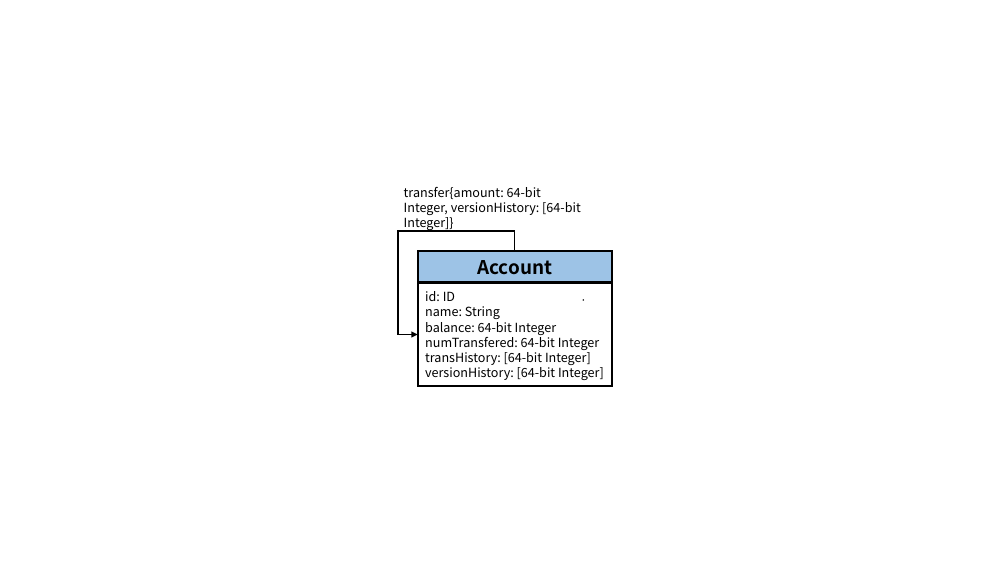
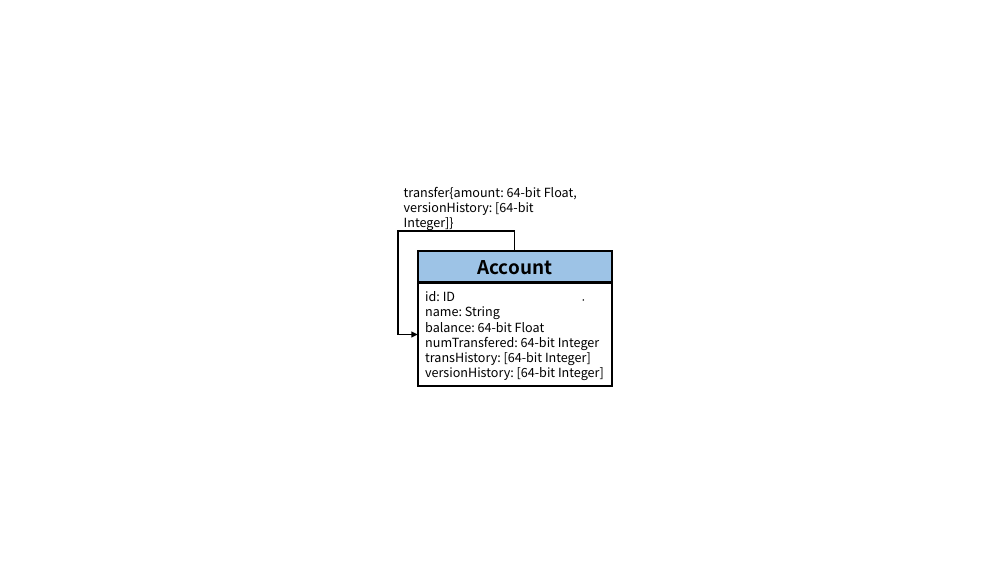
Before and after one commit to ldbc/ldbc_finbench_docs, a slide deck: slide 2 of figures/schema.pptx. Drawn at 1008x567 pixels with LibreOffice and Linux fonts; fonts in the diff are those of the drawing. Boxes give left, top, right and bottom in pixels: in the first picture for what was removed or moved away, otherwise in the second. Text is boxed around its words. In the diff, an @@ line names an element or a change of style, - is before the commit and + after.

Commit message:
update amount type 64-bit integer to 64-bit float (#81)

```diff
--- a/figures/schema.pptx
+++ b/figures/schema.pptx
@@ text at (x1=404, y1=187, x2=577, y2=231): text changed @@
-transfer{amount: 64-bit Integer, versionHistory: [64-bit Integer]}
+transfer{amount: 64-bit Float, versionHistory: [64-bit Integer]}
@@ text in rectangle at (x1=425, y1=318, x2=545, y2=332): text changed @@
-balance: 64-bit Integer
+balance: 64-bit Float
```
Also in this commit, not shown: 1 other slide changed, 25 other files.
